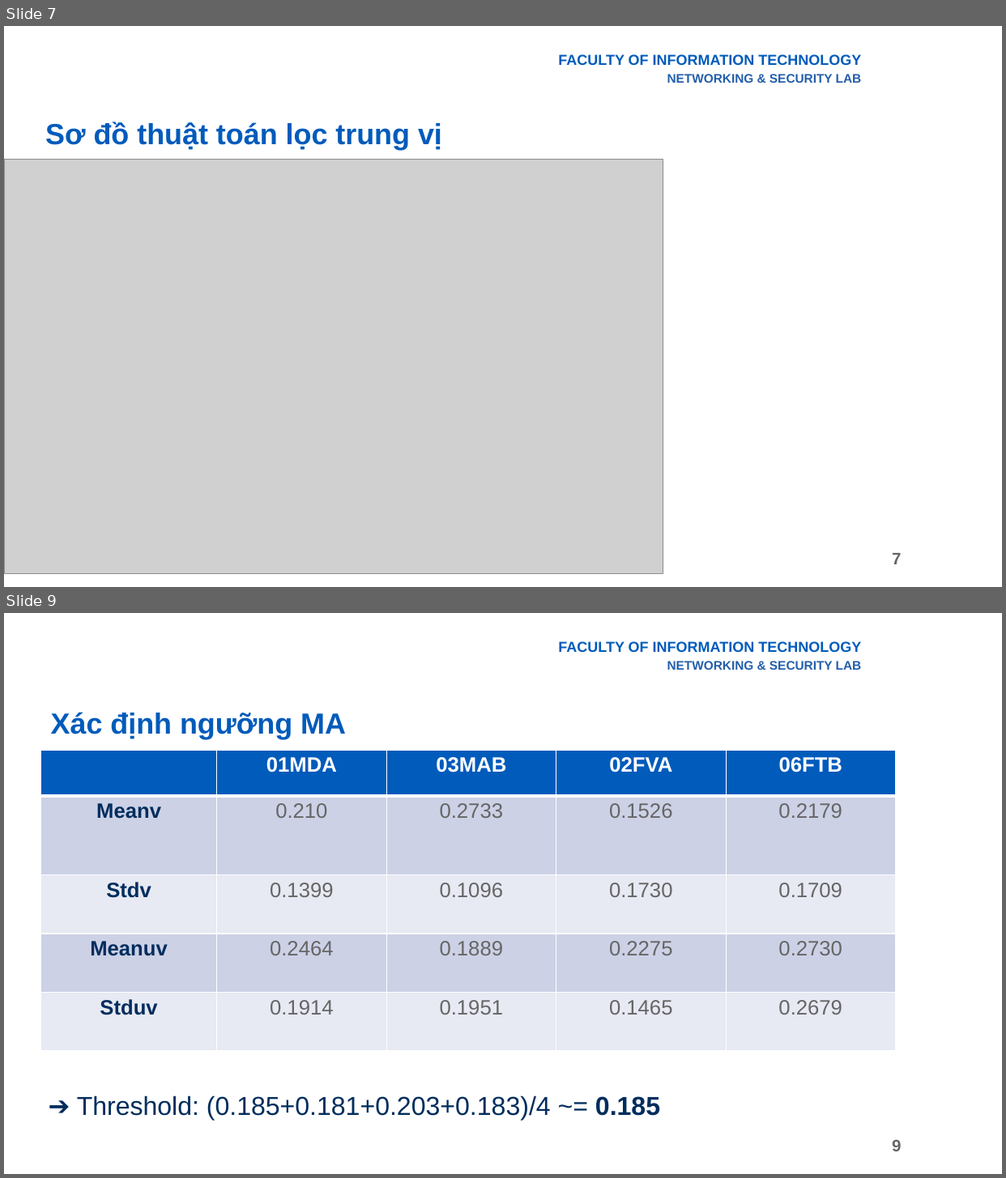
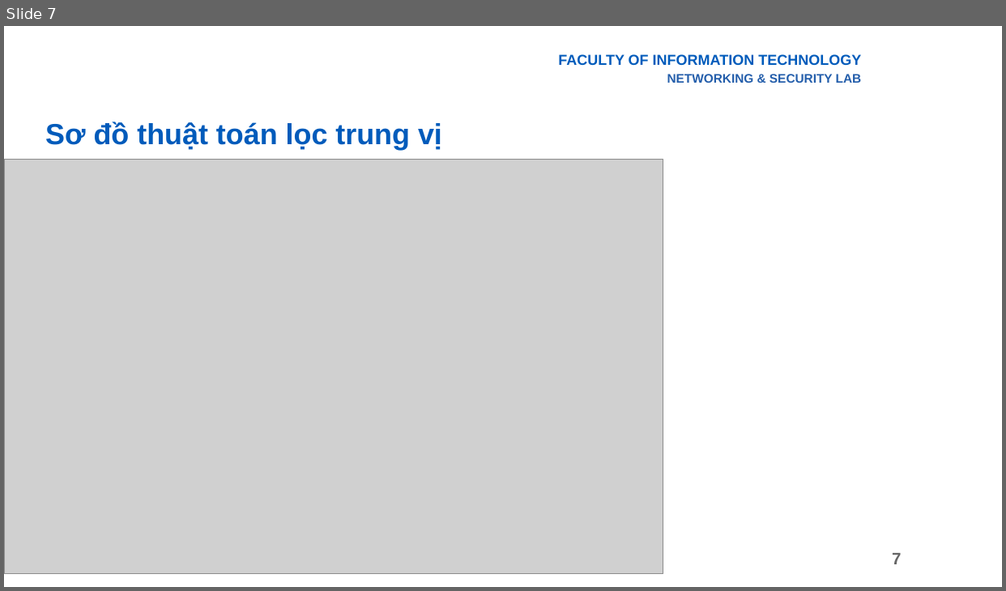
Before and after one commit to giabao2807/digital-signal-processing, a slide deck: TH1/Final.pptx. Shown one above the other, each under a label of ours: slides 7 and 9 before the commit, slide 7 after it; the slides between them are not shown. The pictures are 1006x1178 and 1006x591 pixels, drawn with LibreOffice and Linux fonts; fonts in the diff are those of the drawing; grey boxes stand for pictures; background and template pictures are left out. Boxes give left, top, right and bottom in pixels: in the first picture for what was removed or moved away, otherwise in the second. Text is boxed around its words. In the diff, an @@ line names an element or a change of style, - is before the commit and + after.

```diff
--- a/TH1/Final.pptx
+++ b/TH1/Final.pptx
@@ slide 9 removed at [4, 613, 1002, 1174], background picture (left out); not listed: 2 template elements that a slide beside it also shows @@
@@ title removed at [51, 712, 346, 739] @@
-Xác định ngưỡng MA
@@ table removed at [40, 750, 897, 1054], 5 rows, 5 columns @@
- | 01MDA | 03MAB | 02FVA | 06FTB
-Meanv | 0.210 | 0.2733 | 0.1526 | 0.2179
-Stdv | 0.1399 | 0.1096 | 0.1730 | 0.1709
-Meanuv | 0.2464 | 0.1889 | 0.2275 | 0.2730
-Stduv | 0.1914 | 0.1951 | 0.1465 | 0.2679
@@ text removed at [77, 1096, 660, 1120] @@
-➔ Threshold: (0.185+0.181+0.203+0.183)/4 ~= 0.185
```
Also in this commit, not shown: 3 slides changed, 3 other slides removed, 6 other files.
